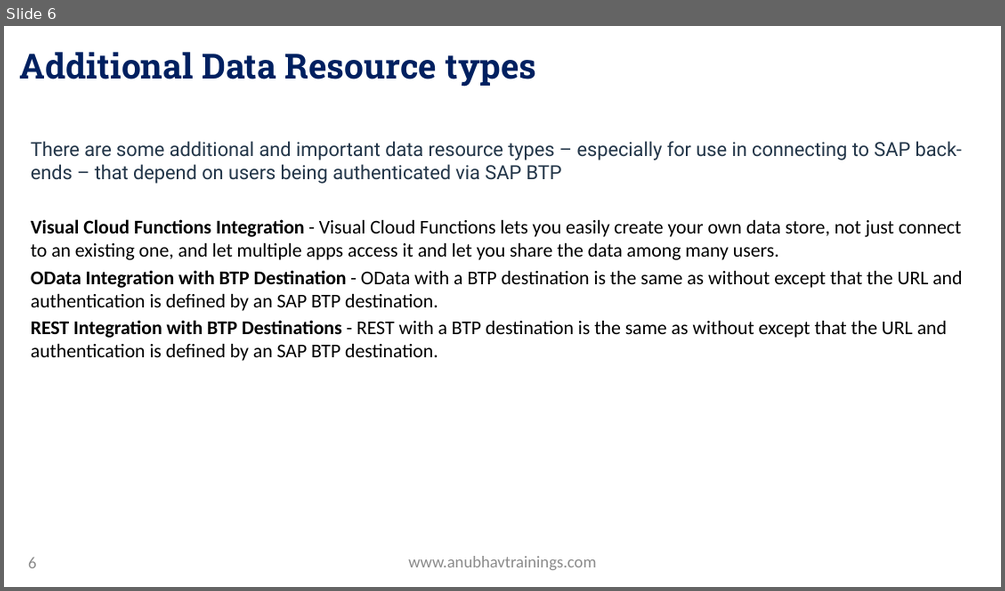
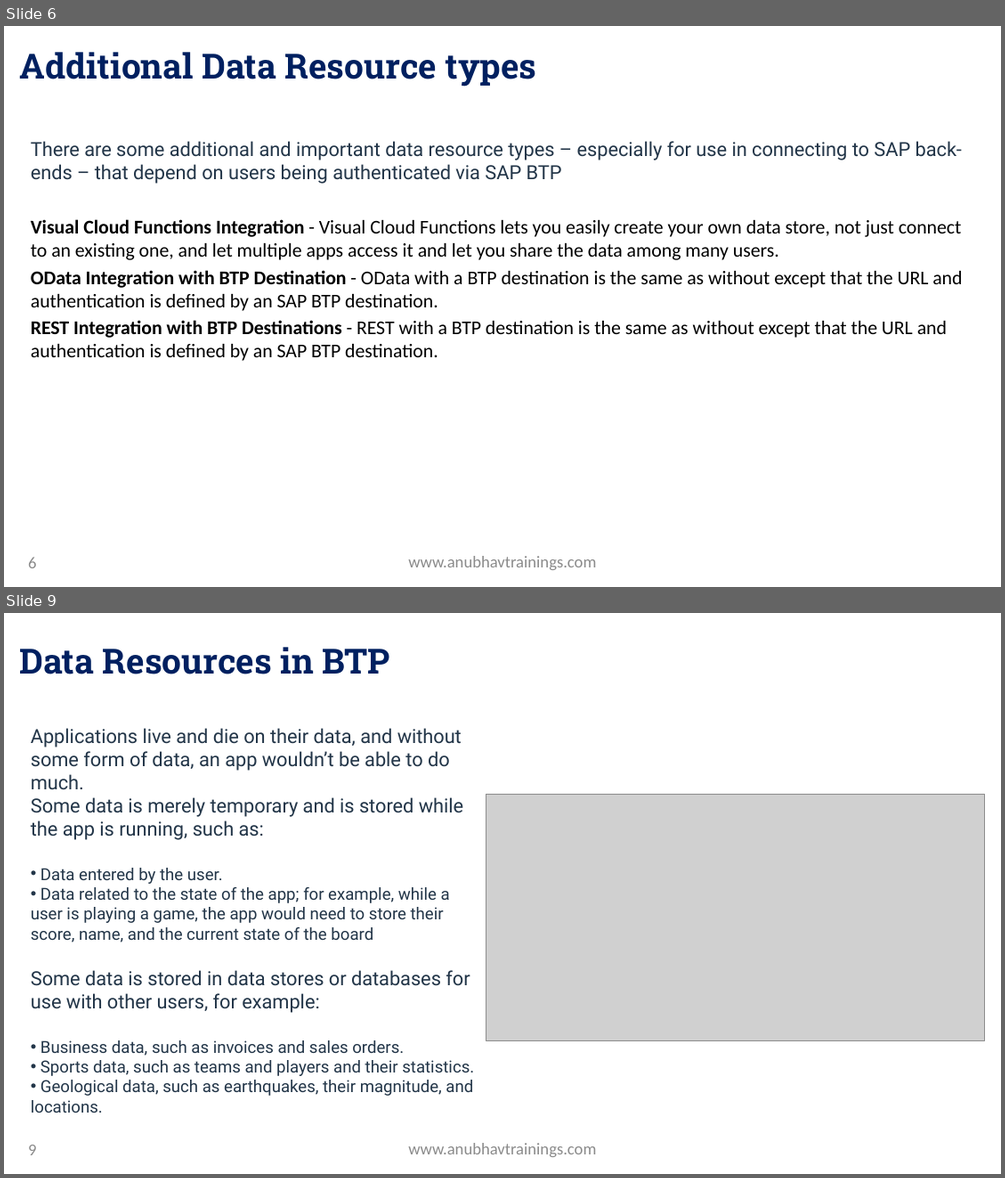
Before and after one commit to soyuztechnologies/SAP_BTP_Build_Apps_Training, a slide deck: Day 5/Day 5 -Build Apps Training.pptx. Shown one above the other, each under a label of ours: slide 6 before the commit, slides 6 and 9 after it; the slides between them are not shown. The pictures are 1005x591 and 1005x1178 pixels, drawn with LibreOffice and Linux fonts; fonts in the diff are those of the drawing; grey boxes stand for pictures; background and template pictures are left out. Boxes give left, top, right and bottom in pixels: in the first picture for what was removed or moved away, otherwise in the second. Text is boxed around its words. In the diff, an @@ line names an element or a change of style, - is before the commit and + after.

```diff
--- a/Day 5/Day 5 -Build Apps Training.pptx
+++ b/Day 5/Day 5 -Build Apps Training.pptx
@@ slide 9 added at [4, 613, 1001, 1174], background picture (left out) @@
@@ title added at [20, 647, 390, 674], 33.3 pt, text gradient #002060 to #0070C0, bold @@
+Data Resources in BTP
@@ text added at [31, 728, 474, 1112], 16 pt, text #223548 @@
+Applications live and die on their data, and without some form of data, an app wouldn’t be able to do much.
+Some data is merely temporary and is stored while the app is running, such as:
+• Data entered by the user.
+• Data related to the state of the app; for example, while a user is playing a game, the app would need to store their score, name, and the current state of the board
+Some data is stored in data stores or databases for use with other users, for example:
+• Business data, such as invoices and sales orders.
+• Sports data, such as teams and players and their statistics.
+• Geological data, such as earthquakes, their magnitude, and locations.
@@ picture added at [486, 794, 985, 1041] @@
@@ page number added at [28, 1144, 36, 1155], 16 pt, text #8C8C8C @@
+9
@@ text added at [408, 1143, 596, 1157], 16 pt, text #8C8C8C @@
+www.anubhavtrainings.com
```
Also in this commit, not shown: 2 slides changed, 5 other slides added, 3 other files.
